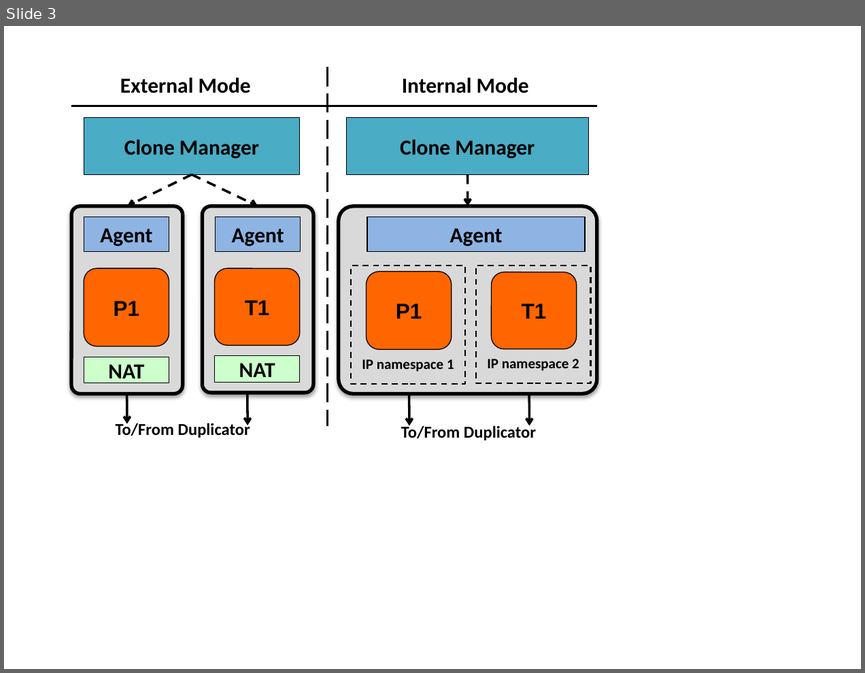
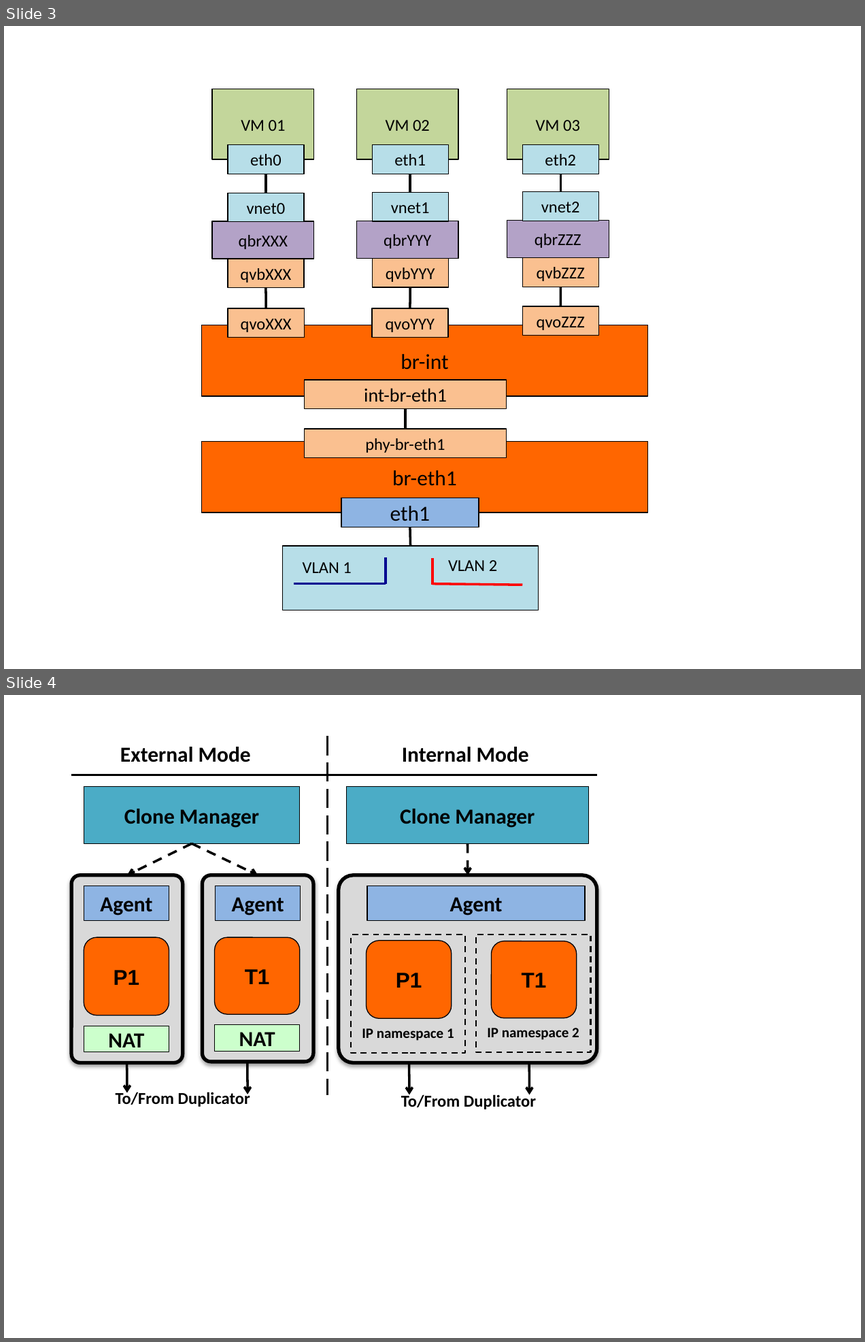
Before and after one commit to nipunarora/parikshan_code, a slide deck: paper/figs/images.pptx. Shown one above the other, each under a label of ours: slide 3 before the commit, slides 3 and 4 after it. The pictures are 865x673 and 865x1342 pixels, drawn with LibreOffice and Linux fonts; fonts in the diff are those of the drawing. Boxes give left, top, right and bottom in pixels: in the first picture for what was removed or moved away, otherwise in the second. Text is boxed around its words. In the diff, an @@ line names an element or a change of style, - is before the commit and + after.

```diff
--- a/paper/figs/images.pptx
+++ b/paper/figs/images.pptx
@@ slide 3 added at <box>4,26,861,669</box>, background #FFFFFF @@
@@ group added at <box>201,89,647,609</box>: 24 rectangles, 12 lines, 2 texts @@
+br-eth1
+br-int
+qvoXXX
+qvoYYY
+qvoZZZ
+int-br-eth1
+phy-br-eth1
+eth1
+qvbXXX
+qbrXXX
+vnet0
+qvbYYY
+qbrYYY
+vnet1
+qvbZZZ
+qbrZZZ
+vnet2
+VM 01
+eth0
+VM 02
+eth1
+VM 03
+eth2
+VLAN 1
+VLAN 2
@@ what was slide 3 is now slide 4 @@
```
Also in this commit, not shown: 1 slide changed, 1 other slide added, 1 slide removed, 26 other files.
